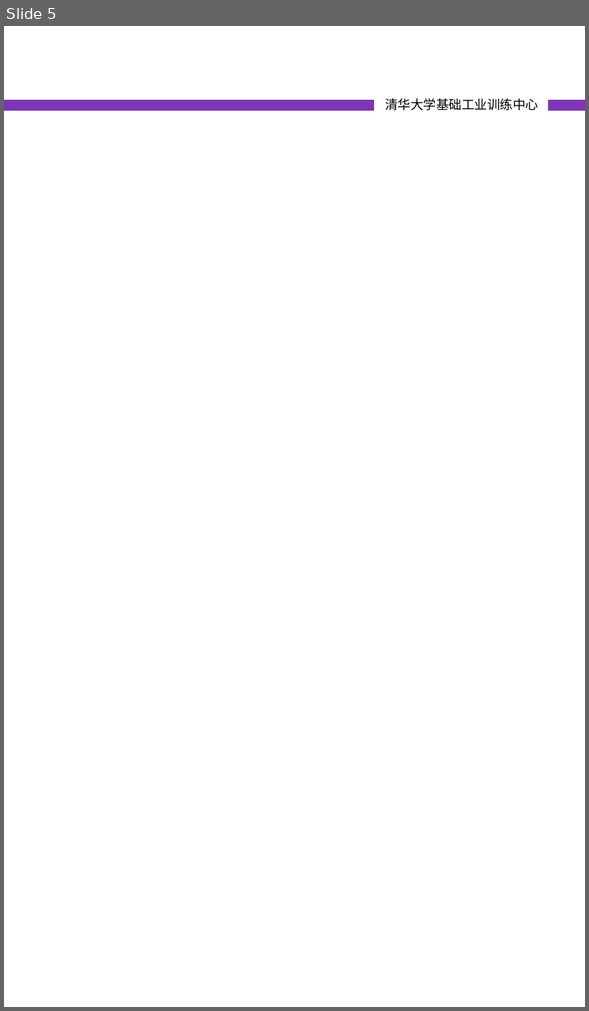
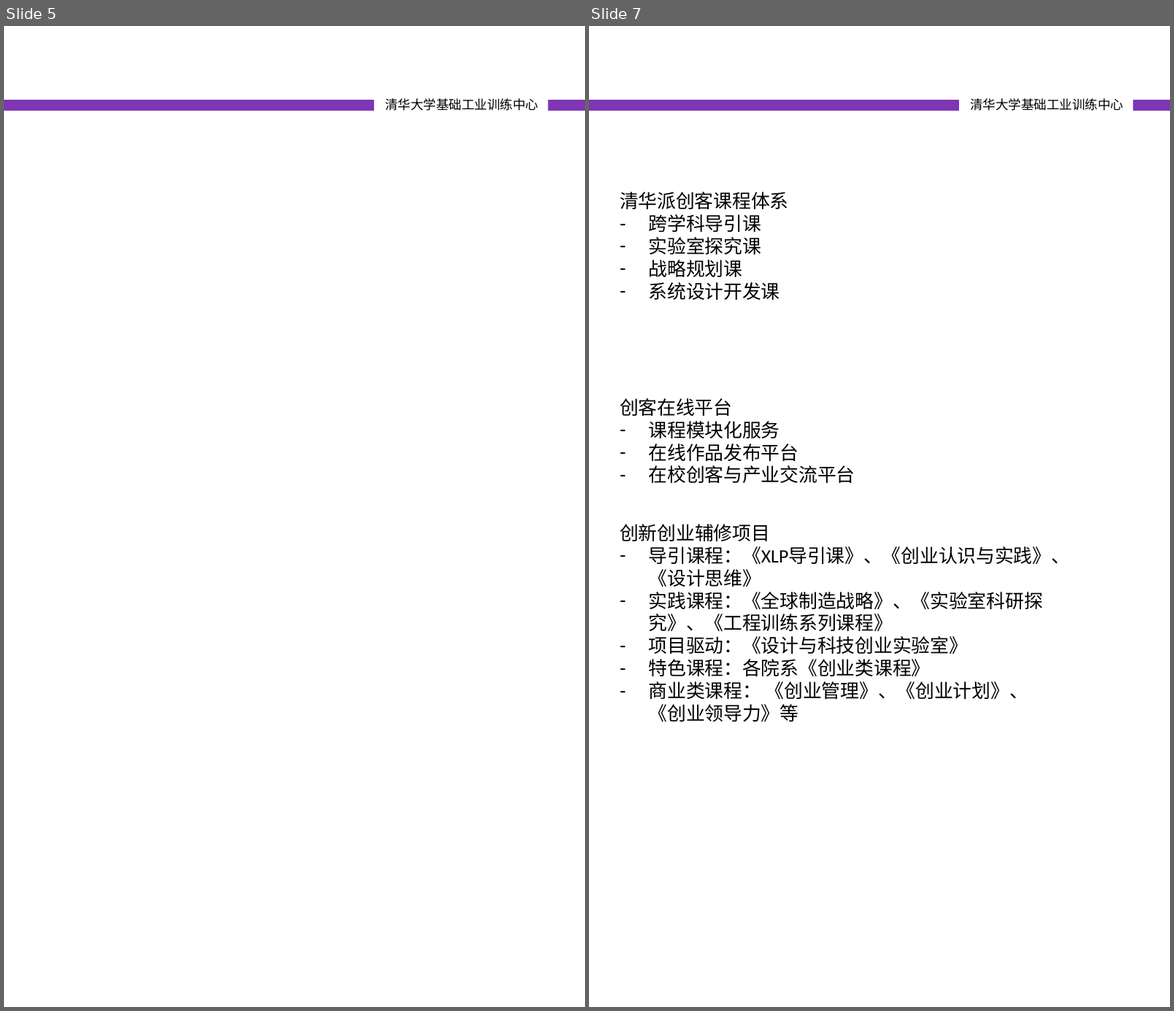
Before and after one commit to woodyme/i.center_my_workzone, a slide deck: 训练中心创客交叉融合空间建设/doc/创客交叉融合空间宣传册.pptx. Shown side by side, each under a label of ours: slide 5 before the commit, slides 5 and 7 after it; the slides between them are not shown. The pictures are 589x1011 and 1174x1011 pixels, drawn with LibreOffice and Linux fonts; fonts in the diff are those of the drawing. Boxes give left, top, right and bottom in pixels: in the first picture for what was removed or moved away, otherwise in the second. Text is boxed around its words. In the diff, an @@ line names an element or a change of style, - is before the commit and + after.

```diff
--- a/训练中心创客交叉融合空间建设/doc/创客交叉融合空间宣传册.pptx
+++ b/训练中心创客交叉融合空间建设/doc/创客交叉融合空间宣传册.pptx
@@ slide 7 added at [589, 26, 1170, 1007], background #FFFFFF; not listed: 1 template element that a slide beside it also shows @@
@@ text added at [970, 98, 1123, 111], 10 pt, text #000000 @@
+清华大学基础工业训练中心
@@ text added at [620, 192, 789, 300], 14.6 pt, text #000000 @@
+清华派创客课程体系
+– 跨学科导引课
+– 实验室探究课
+– 战略规划课
+– 系统设计开发课
@@ text added at [620, 398, 855, 483], 14.6 pt, text #000000 @@
+创客在线平台
+– 课程模块化服务
+– 在线作品发布平台
+– 在校创客与产业交流平台
@@ text added at [620, 524, 1070, 722], 14.6 pt, text #000000 @@
+创新创业辅修项目
+– 导引课程：《XLP导引课》、《创业认识与实践》、《设计思维》
+– 实践课程：《全球制造战略》、《实验室科研探究》、《工程训练系列课程》
+– 项目驱动：《设计与科技创业实验室》
+– 特色课程：各院系《创业类课程》
+– 商业类课程： 《创业管理》、《创业计划》、《创业领导力》等
```
Also in this commit, not shown: 5 slides changed, 7 other slides added, 3 slides removed, 1 other file.
